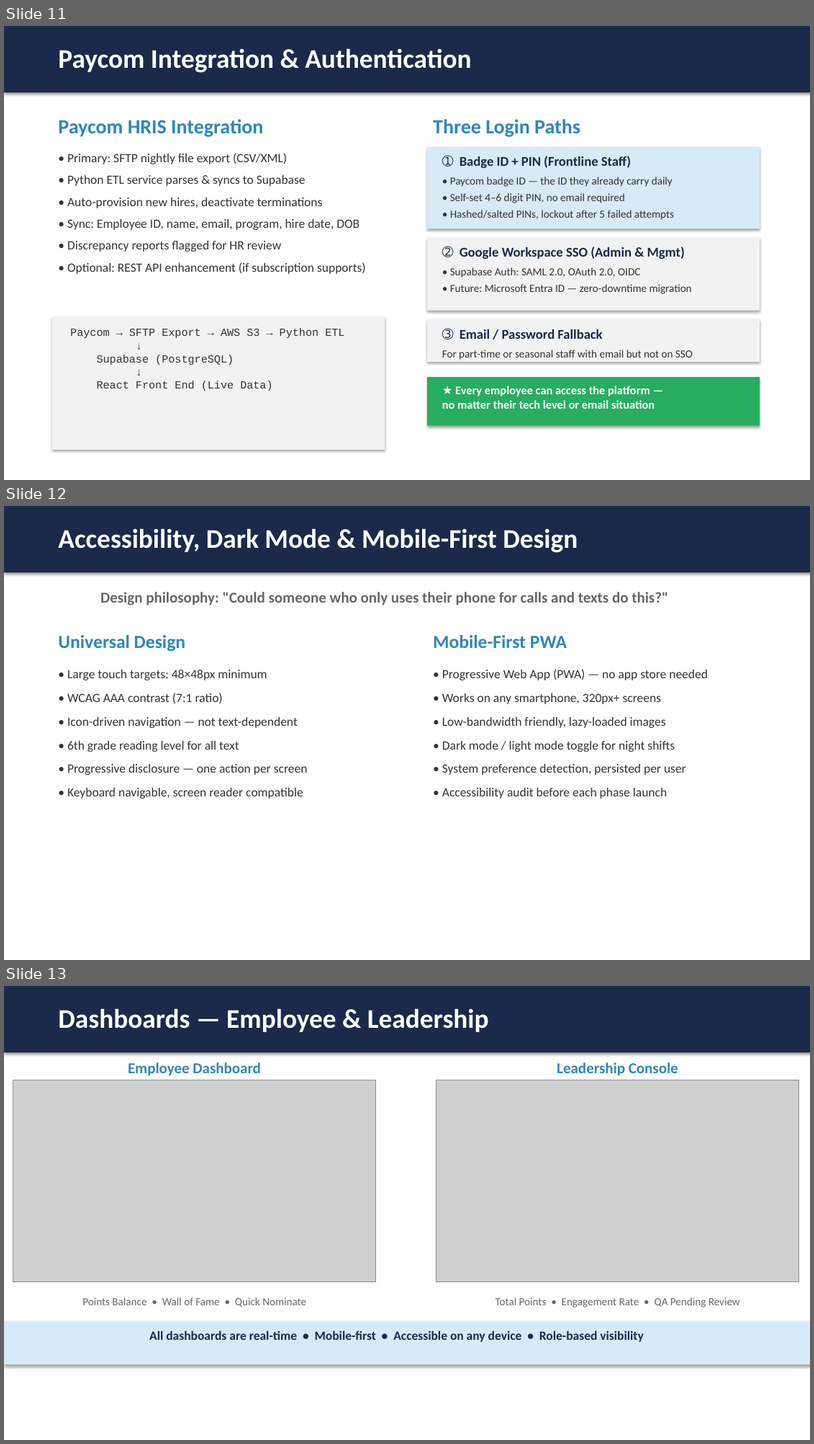
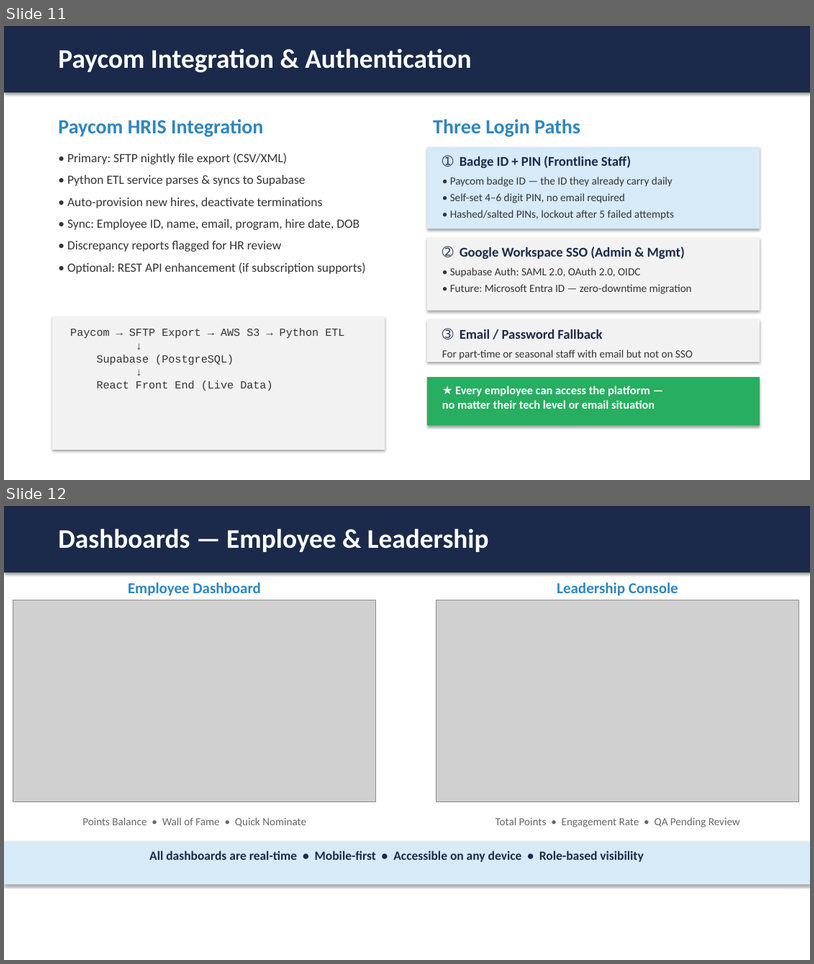
Before and after one commit to mingjyesheng-ioteye/sb_rewards, a slide deck: RFP/IoTeye - Arc Mercer Pitch.pptx. Shown one above the other, each under a label of ours: slides 11, 12 and 13 before the commit, slides 11 and 12 after it. The pictures are 814x1444 and 814x964 pixels, drawn with LibreOffice and Linux fonts; fonts in the diff are those of the drawing; grey boxes stand for pictures. Boxes give left, top, right and bottom in pixels: in the first picture for what was removed or moved away, otherwise in the second. Text is boxed around its words. In the diff, an @@ line names an element or a change of style, - is before the commit and + after.

Commit message:
Remove Accessibility/Dark Mode/Mobile-First slide (content covered elsewhere), renumber slides 10-15

```diff
--- a/RFP/IoTeye - Arc Mercer Pitch.pptx
+++ b/RFP/IoTeye - Arc Mercer Pitch.pptx
@@ slide 12 removed at (4, 506, 810, 960), background #FFFFFF @@
@@ rectangle removed at (4, 506, 810, 572) @@
@@ text removed at (58, 528, 578, 553) @@
-Accessibility, Dark Mode & Mobile-First Design
@@ text removed at (100, 592, 669, 605) @@
-Design philosophy: "Could someone who only uses their phone for calls and texts do this?"
@@ text removed at (58, 635, 185, 651) @@
-Universal Design
@@ text removed at (433, 635, 567, 648) @@
-Mobile-First PWA
@@ text removed at (67, 669, 308, 798) @@
-• Large touch targets: 48×48px minimum
-• WCAG AAA contrast (7:1 ratio)
-• Icon-driven navigation — not text-dependent
-• 6th grade reading level for all text
-• Progressive disclosure — one action per screen
-• Keyboard navigable, screen reader compatible
@@ text removed at (442, 669, 708, 798) @@
-• Progressive Web App (PWA) — no app store needed
-• Works on any smartphone, 320px+ screens
-• Low-bandwidth friendly, lazy-loaded images
-• Dark mode / light mode toggle for night shifts
-• System preference detection, persisted per user
-• Accessibility audit before each phase launch
@@ what was slide 13 is now slide 12 @@
```
Also in this commit, not shown: 1 other file.
